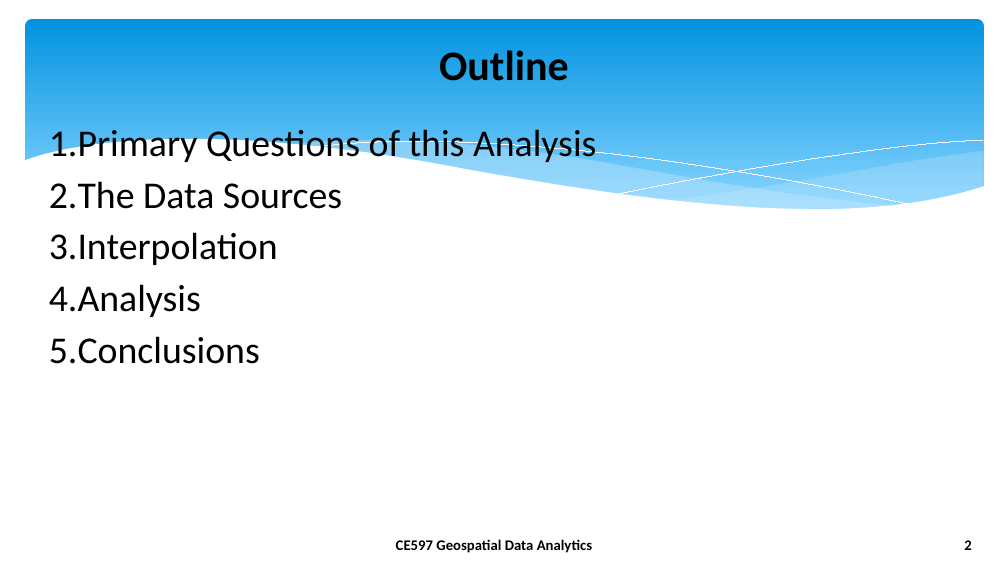
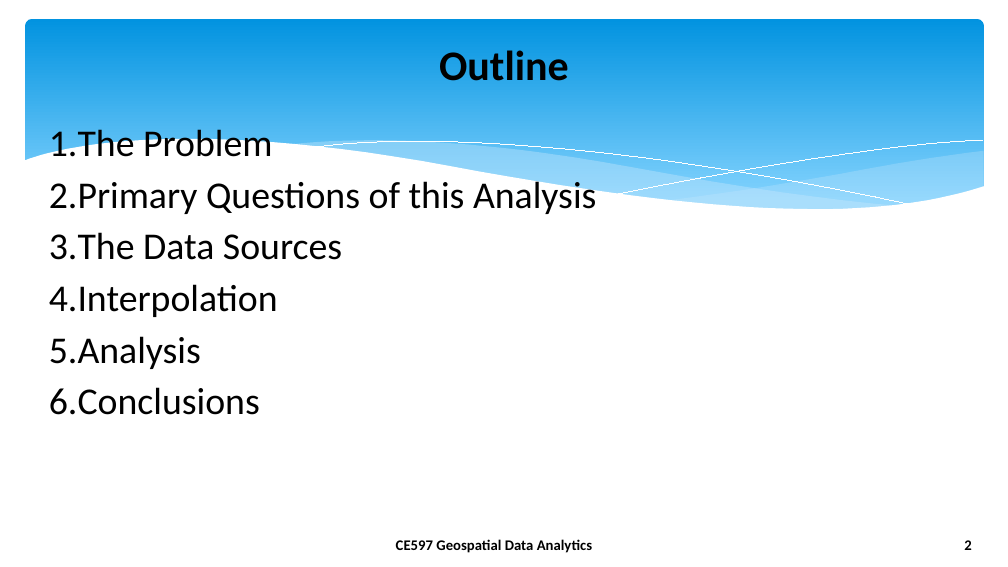
Before and after one commit to Foxhound013/CE-597_GDA, a slide deck: slide 2 of final_project/reports/presentation.pptx. Drawn at 1008x567 pixels with LibreOffice and Linux fonts; fonts in the diff are those of the drawing; background and template pictures are left out. Boxes give left, top, right and bottom in pixels: in the first picture for what was removed or moved away, otherwise in the second. Text is boxed around its words. In the diff, an @@ line names an element or a change of style, - is before the commit and + after.

```diff
--- a/final_project/reports/presentation.pptx
+++ b/final_project/reports/presentation.pptx
@@ text at (49,129,272,165): paragraph added @@
+1. The Problem
```
Also in this commit, not shown: 4 other slides changed, 9 slides added, 9 other files.
